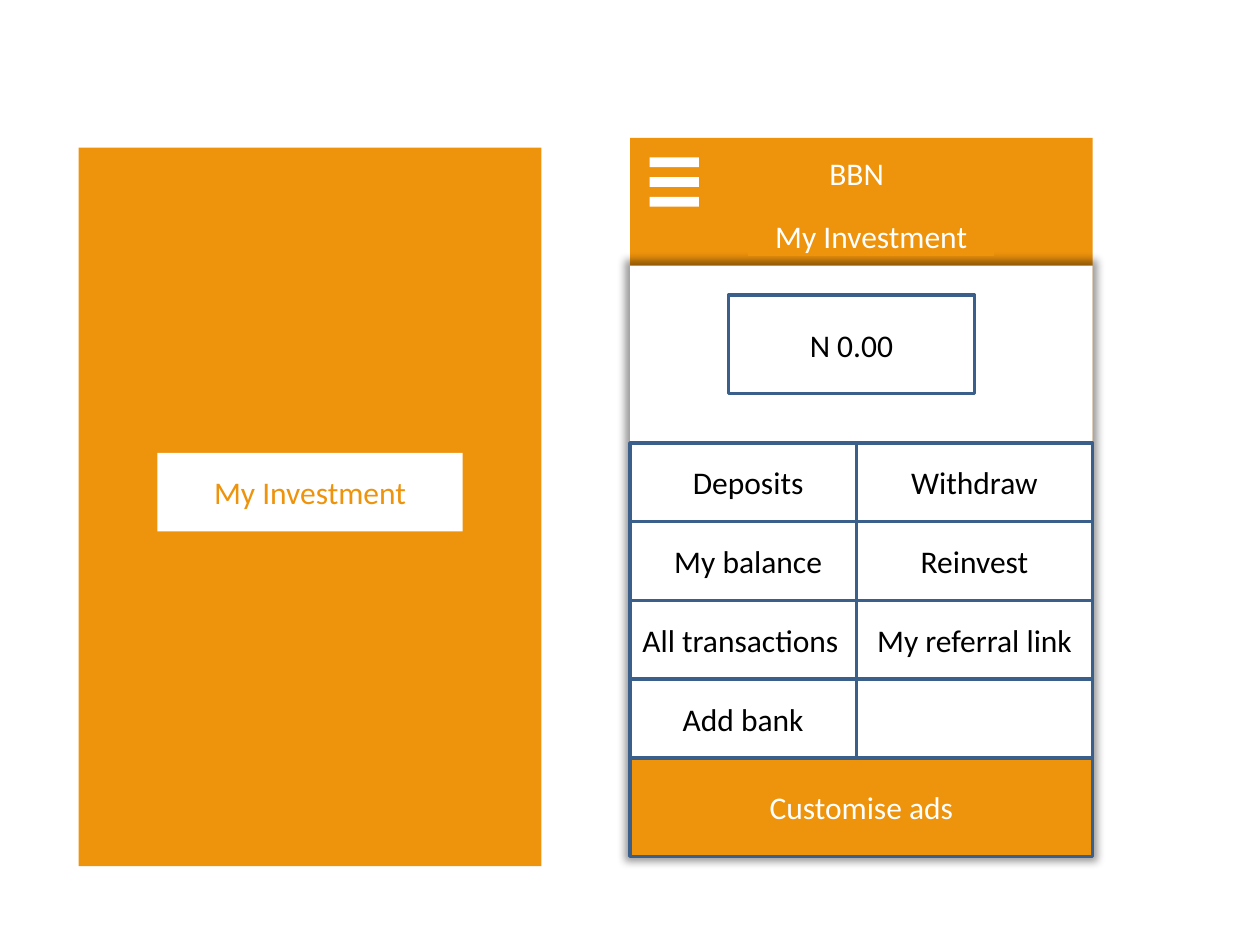
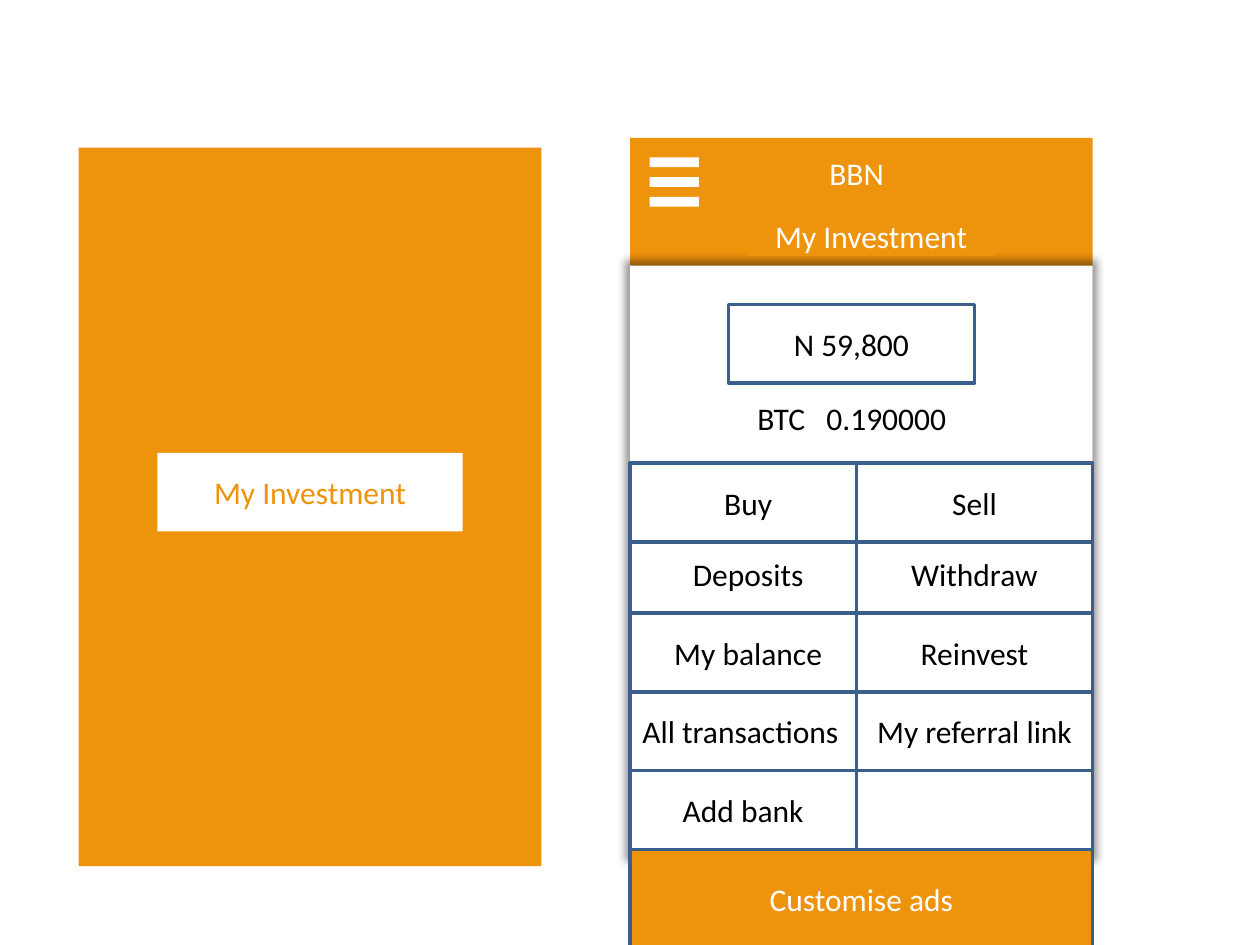
Before and after one commit to kleitz/BoonBuy, a slide deck: slide 5 of designs_mockups/Boonbuy Network app.pptx (slide 6 before the commit). Drawn at 1260x945 pixels with LibreOffice and Linux fonts; fonts in the diff are those of the drawing. Boxes give left, top, right and bottom in pixels: in the first picture for what was removed or moved away, otherwise in the second. Text is boxed around its words. In the diff, an @@ line names an element or a change of style, - is before the commit and + after.

```diff
--- a/designs_mockups/Boonbuy Network app.pptx
+++ b/designs_mockups/Boonbuy Network app.pptx
@@ rectangle: place and size @@
-rectangle at bbox=[630, 137, 1092, 777]
+rectangle at bbox=[630, 137, 1092, 919]
@@ rectangle "N 59,800": place and size @@
-rectangle "N 59,800" at bbox=[728, 295, 974, 393]
+rectangle "N 59,800" at bbox=[728, 305, 974, 383]
@@ text in rectangle at bbox=[794, 334, 909, 360]: text changed @@
-N 0.00
+N 59,800
@@ rectangle added at bbox=[709, 406, 994, 431], fill #FFFFFF, outline #FFFFFF 2 pt, 18 pt, text #000000 @@
+BTC 0.190000
@@ rectangle added at bbox=[630, 464, 867, 543], fill #FFFFFF, outline #3A5F8C 2 pt, 18 pt, text #000000 @@
+Buy
@@ rectangle added at bbox=[857, 464, 1094, 543], fill #FFFFFF, outline #3A5F8C 2 pt, 18 pt, text #000000 @@
+Sell
@@ 9 rectangles: place and size @@
-9 rectangles at bbox=[630, 444, 1094, 857]
+9 rectangles at bbox=[630, 534, 1094, 945]
```
Also in this commit, not shown: 2 other slides changed, 4 slides added, 1 slide removed.
